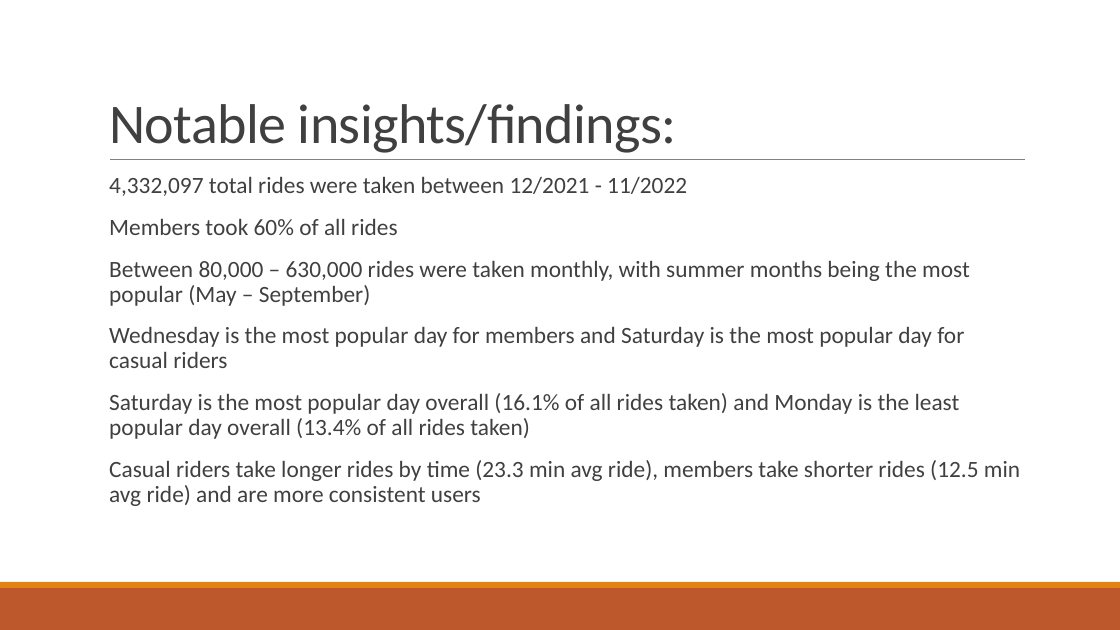
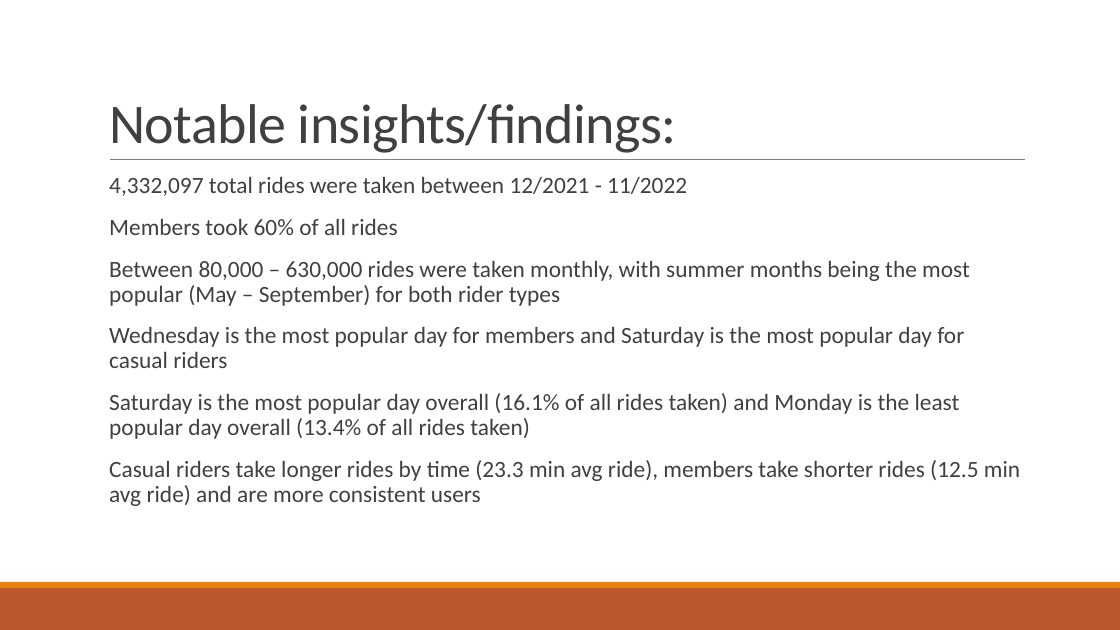
Before and after one commit to jesse-richardville/Cyclistic-Case-Study, a slide deck: slide 9 of Final Report-Capstone Presentation.pptx (slide 7 before the commit). Drawn at 1120x630 pixels with LibreOffice and Linux fonts; fonts in the diff are those of the drawing. Boxes give left, top, right and bottom in pixels: in the first picture for what was removed or moved away, otherwise in the second. Text is boxed around its words. In the diff, an @@ line names an element or a change of style, - is before the commit and + after.

```diff
--- a/Final Report-Capstone Presentation.pptx
+++ b/Final Report-Capstone Presentation.pptx
@@ text at (109, 261, 970, 306): text changed @@
-  Between 80,000 – 630,000 rides were taken monthly, with summer months being the most popular (May – September)
+  Between 80,000 – 630,000 rides were taken monthly, with summer months being the most popular (May – September) for both rider types
```
Also in this commit, not shown: 6 other slides changed, 2 slides added.
